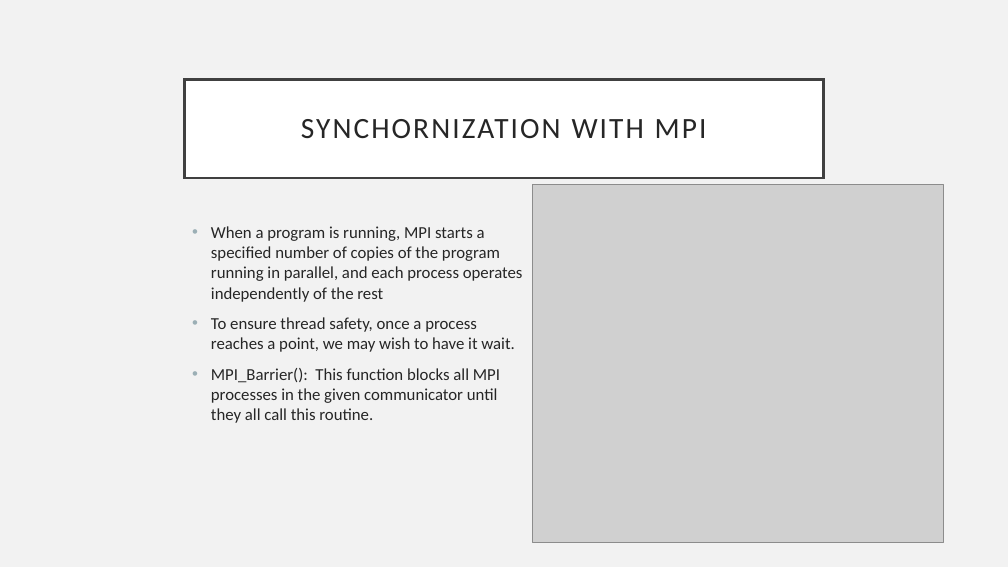
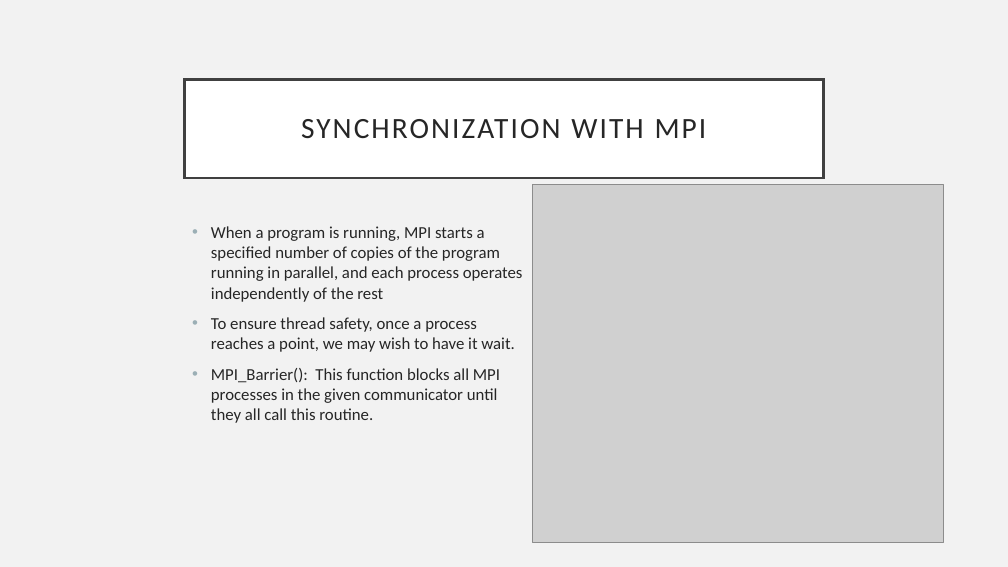
Before and after one commit to Andrewpensoneault/Intro-Parallel-Computing, a slide deck: slide 8 of Lectures/Lecture 3/lecture3.pptx. Drawn at 1008x567 pixels with LibreOffice and Linux fonts; fonts in the diff are those of the drawing; grey boxes stand for pictures. Boxes give left, top, right and bottom in pixels: in the first picture for what was removed or moved away, otherwise in the second. Text is boxed around its words. In the diff, an @@ line names an element or a change of style, - is before the commit and + after.

```diff
--- a/Lectures/Lecture 3/lecture3.pptx
+++ b/Lectures/Lecture 3/lecture3.pptx
@@ title at <box>301,119,707,138</box>: text changed @@
-SYNCHORNIZATION WITH MPI
+SYNCHRONIZATION WITH MPI
```
Also in this commit, not shown: 2 other slides changed, 6 slides added, 3 other files.
